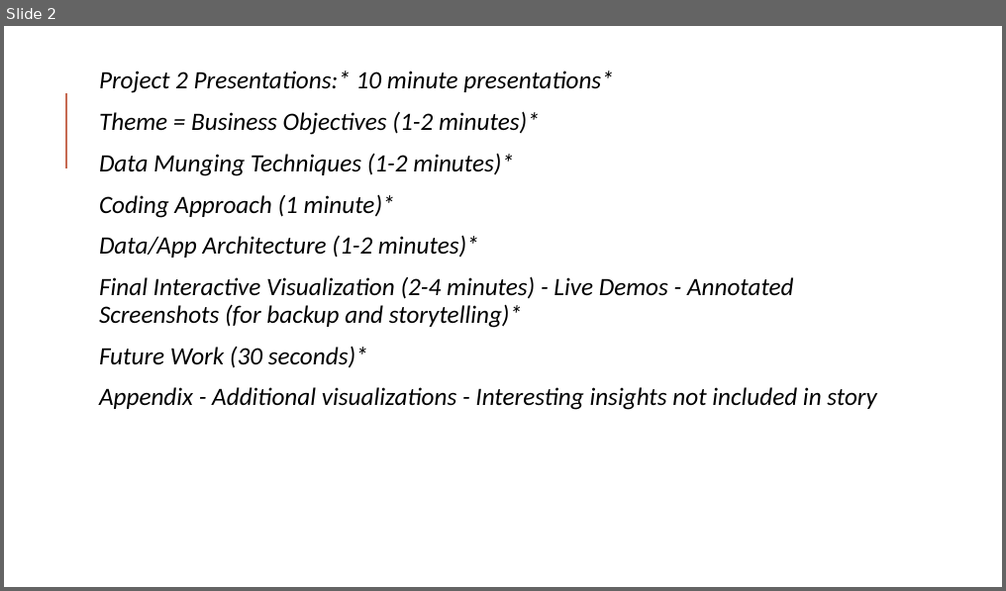
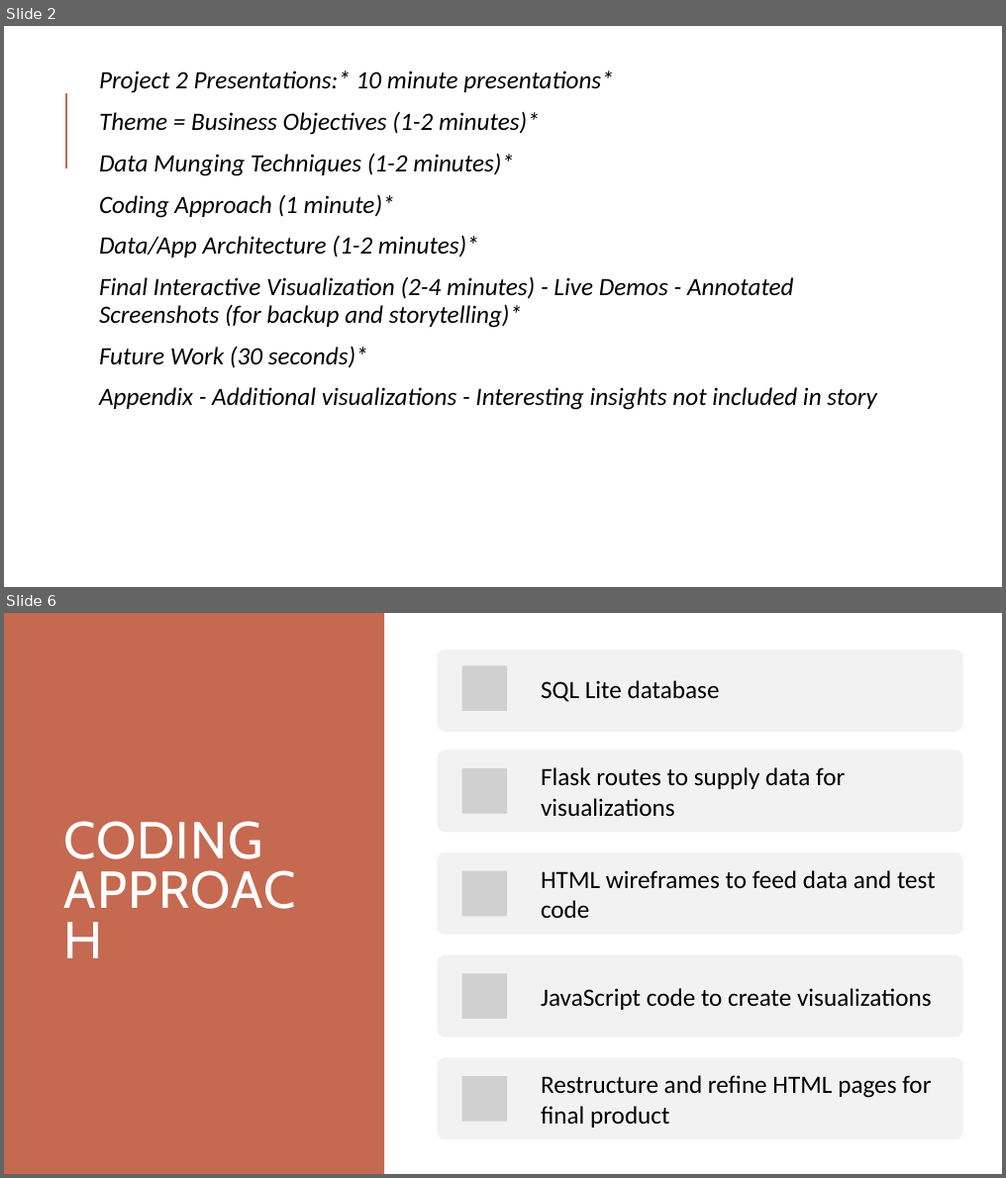
Before and after one commit to theodoremoreland/TopWine, a slide deck: Project2Wine Deck.pptx. Shown one above the other, each under a label of ours: slide 2 before the commit, slides 2 and 6 after it; the slides between them are not shown. The pictures are 1006x591 and 1006x1178 pixels, drawn with LibreOffice and Linux fonts; fonts in the diff are those of the drawing; grey boxes stand for pictures. Boxes give left, top, right and bottom in pixels: in the first picture for what was removed or moved away, otherwise in the second. Text is boxed around its words. In the diff, an @@ line names an element or a change of style, - is before the commit and + after.

```diff
--- a/Project2Wine Deck.pptx
+++ b/Project2Wine Deck.pptx
@@ slide 6 added at [4, 613, 1002, 1174], background #FFFFFF @@
@@ rectangle added at [4, 613, 384, 1174], fill #C66951 @@
@@ title added at [64, 821, 263, 860], 50 pt, text #FFFFFF @@
+CODING APPROACH
@@ group added at [438, 650, 963, 1140]: 5 rounded rectangles, 5 pictures, 5 texts @@
+SQL Lite database
+Flask routes to supply data for visualizations
+HTML wireframes to feed data and test code
+JavaScript code to create visualizations
+Restructure and refine HTML pages for final product
```
Also in this commit, not shown: 1 slide changed, 4 other slides added, 2 slides removed.
